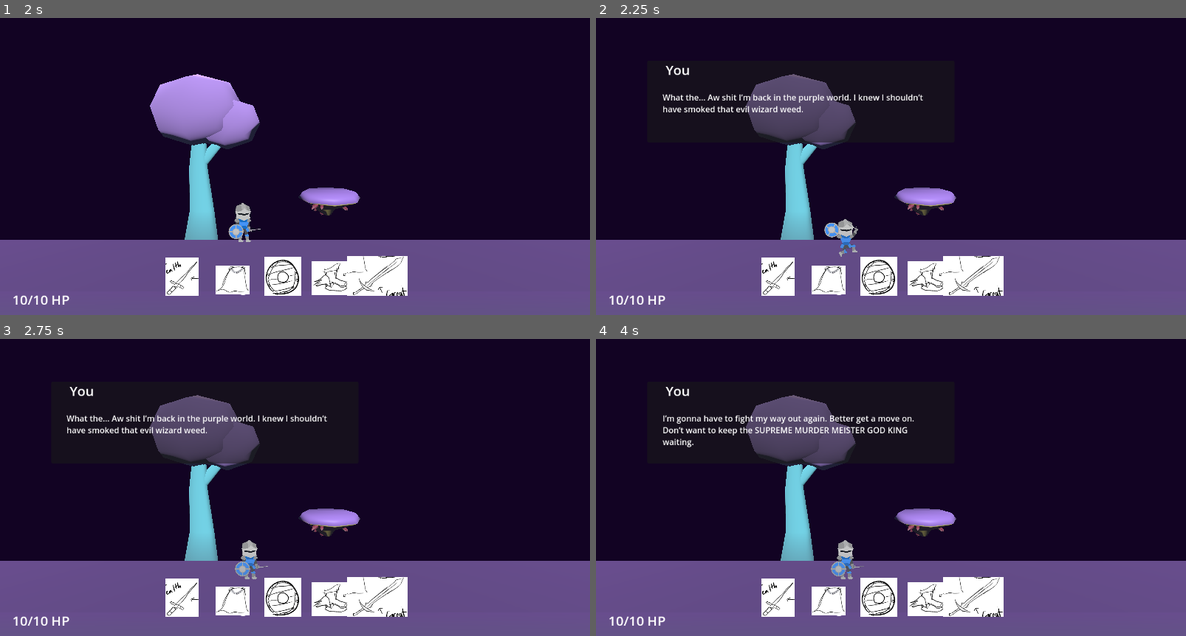
Above: before the commit, frames 1-4 (two rows, left to right).
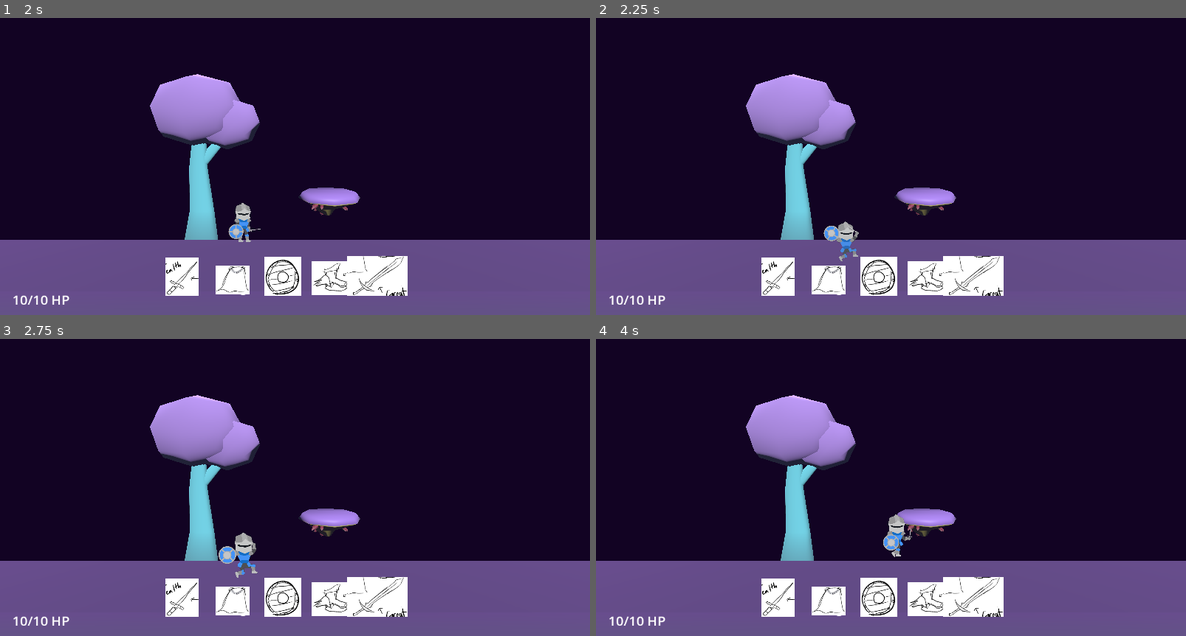
Above: after the commit, the same moments.

Repository: greatbrick0/SacrificeJam1
Game: Godot game, scene res://Scenes/main_menu.tscn
The game is run twice, just before and just after one commit, with the same random seed, the same clock (stepped at 60 frames per second) and the same inputs.
Inputs:
- Up to frame 1 (2 s): click "Start" at 0.5 s; tap Enter at 1.25 s; hold D (MoveRight) from 1.28 s (still down); hold E (Ability) from 1.28 s (still down); tap Space (Jump) at 1.52 s
- Up to frame 2 (2.25 s): release D (MoveRight) at 2.03 s; release E (Ability) at 2.03 s; hold S (MoveDown) from 2.03 s (still down); tap Q (Parry) at 2.1 s
- Up to frame 3 (2.75 s): keep holding S (MoveDown); tap Space (Jump) at 2.27 s
- Up to frame 4 (4 s): tap I at 2.75, 3.5 s; release S (MoveDown) at 2.78 s; hold D (MoveRight) 2.78-3.53 s; hold E (Ability) 2.78-3.53 s; hold W (MoveUp) from 3.53 s (still down); tap Q (Parry) at 3.6 s; tap Space (Jump) at 3.77 s

Frame 1 is identical in both runs. In frame 2, 4.1% of the frame differs, in the area x 11-56%, y 16-82%; in frame 3, 4.3%; in frame 4, 4.7%, in the area x 11-54%, y 16-81%.

Commit message:
Updated platform positions

Diff:
--- a/Scenes/Combat Sections/section_0_5.tscn
+++ b/Scenes/Combat Sections/section_0_5.tscn
@@ -34,7 +34,7 @@
 [node name="Platforms" type="Node3D" parent="."]
 
 [node name="Platform1" type="StaticBody3D" parent="Platforms"]
-transform = Transform3D(1, 0, 0, 0, 1, 0, 0, 0, 1, -7.42553, 2.52332, 0)
+transform = Transform3D(1, 0, 0, 0, 1, 0, 0, 0, 1, -7.42553, 2.28701, 0)
 collision_layer = 256
 collision_mask = 0
 
@@ -45,7 +45,7 @@
 transform = Transform3D(1.6, 0, 0, 0, 1.2, 0, 0, 0, 1.2, -4.23288, -3.15505, 0)
 
 [node name="Platform2" type="StaticBody3D" parent="Platforms"]
-transform = Transform3D(1, 0, 0, 0, 1, 0, 0, 0, 1, 2.99866, 2.47012, 0)
+transform = Transform3D(1, 0, 0, 0, 1, 0, 0, 0, 1, 2.99866, 2.19422, 0)
 collision_layer = 256
 collision_mask = 0
 
@@ -56,7 +56,7 @@
 transform = Transform3D(1.6, 0, 0, 0, 1.2, 0, 0, 0, 1.2, -4.23288, -3.15505, 0)
 
 [node name="Platform3" type="StaticBody3D" parent="Platforms"]
-transform = Transform3D(1, 0, 0, 0, 1, 0, 0, 0, 1, -2.28284, 2.56227, 0)
+transform = Transform3D(1, 0, 0, 0, 1, 0, 0, 0, 1, -2.28284, 2.28048, 0)
 collision_layer = 256
 collision_mask = 0
 
@@ -67,7 +67,7 @@
 transform = Transform3D(1.6, 0, 0, 0, 1.2, 0, 0, 0, 1.2, -4.23288, -3.15505, 0)
 
 [node name="Platform4" type="StaticBody3D" parent="Platforms"]
-transform = Transform3D(1, 0, 0, 0, 1, 0, 0, 0, 1, 7.91504, 2.50972, 0)
+transform = Transform3D(1, 0, 0, 0, 1, 0, 0, 0, 1, 7.91504, 2.25008, 0)
 collision_layer = 256
 collision_mask = 0
 
--- a/Scenes/Combat Sections/section_1_0.tscn
+++ b/Scenes/Combat Sections/section_1_0.tscn
@@ -34,7 +34,7 @@
 [node name="Platforms" type="Node3D" parent="."]
 
 [node name="Platform1" type="StaticBody3D" parent="Platforms"]
-transform = Transform3D(1, 0, 0, 0, 1, 0, 0, 0, 1, -0.579599, 5.61771, 0)
+transform = Transform3D(1, 0, 0, 0, 1, 0, 0, 0, 1, -0.579599, 4.3804, 0)
 collision_layer = 256
 collision_mask = 0
 
@@ -45,7 +45,7 @@
 transform = Transform3D(1.6, 0, 0, 0, 1.2, 0, 0, 0, 1.2, -4.23288, -3.15505, 0)
 
 [node name="Platform2" type="StaticBody3D" parent="Platforms"]
-transform = Transform3D(1, 0, 0, 0, 1, 0, 0, 0, 1, 11.4788, 5.61947, 0)
+transform = Transform3D(1, 0, 0, 0, 1, 0, 0, 0, 1, 11.4788, 4.64623, 0)
 collision_layer = 256
 collision_mask = 0
 
@@ -56,7 +56,7 @@
 transform = Transform3D(1.6, 0, 0, 0, 1.2, 0, 0, 0, 1.2, -4.23288, -3.15505, 0)
 
 [node name="Platform3" type="StaticBody3D" parent="Platforms"]
-transform = Transform3D(1, 0, 0, 0, 1, 0, 0, 0, 1, -7.33877, 2.70866, -0.000980377)
+transform = Transform3D(1, 0, 0, 0, 1, 0, 0, 0, 1, -7.33877, 2.11527, -0.000980377)
 collision_layer = 256
 collision_mask = 0
 
@@ -67,7 +67,7 @@
 transform = Transform3D(1.6, 0, 0, 0, 1.2, 0, 0, 0, 1.2, -4.23288, -3.15505, 0)
 
 [node name="Platform4" type="StaticBody3D" parent="Platforms"]
-transform = Transform3D(1, 0, 0, 0, 1, 0, 0, 0, 1, 11.6488, 10.4763, 0)
+transform = Transform3D(1, 0, 0, 0, 1, 0, 0, 0, 1, 14.65, 7.40918, 0)
 collision_layer = 256
 collision_mask = 0
 
@@ -78,7 +78,7 @@
 transform = Transform3D(1.6, 0, 0, 0, 1.2, 0, 0, 0, 1.2, -4.23288, -3.15505, 0)
 
 [node name="Platform5" type="StaticBody3D" parent="Platforms"]
-transform = Transform3D(1, 0, 0, 0, 1, 0, 0, 0, 1, -7.12536, 10.4773, 0)
+transform = Transform3D(1, 0, 0, 0, 1, 0, 0, 0, 1, -7.12536, 7.28403, 0)
 collision_layer = 256
 collision_mask = 0
 
@@ -97,17 +97,17 @@
 transform = Transform3D(1, 0, 0, 0, 1, 0, 0, 0, 1, 7.72002, 0.450977, 0)
 
 [node name="Coin3" parent="Coins" instance=ExtResource("1_aydw4")]
-transform = Transform3D(1, 0, 0, 0, 1, 0, 0, 0, 1, -0.602906, 7.37261, 0)
+transform = Transform3D(1, 0, 0, 0, 1, 0, 0, 0, 1, -0.602906, 6.43427, 0)
 
 [node name="Coin4" parent="Coins" instance=ExtResource("1_aydw4")]
-transform = Transform3D(1, 0, 0, 0, 1, 0, 0, 0, 1, -7.10261, 12.2835, 0)
+transform = Transform3D(1, 0, 0, 0, 1, 0, 0, 0, 1, -7.10261, 9.65065, 0)
 
 [node name="Enemies" type="Node3D" parent="."]
 
 [node name="Enemy2-1" parent="Enemies" instance=ExtResource("2_20t4q")]
-transform = Transform3D(1, 0, 0, 0, 1, 0, 0, 0, 1, 11.6421, 7.13779, 0)
+transform = Transform3D(1, 0, 0, 0, 1, 0, 0, 0, 1, 11.6421, 6.09705, 0)
 
 [node name="Enemy2-2" parent="Enemies" instance=ExtResource("2_20t4q")]
-transform = Transform3D(1, 0, 0, 0, 1, 0, 0, 0, 1, 11.5472, 11.9763, 0.0348854)
+transform = Transform3D(1, 0, 0, 0, 1, 0, 0, 0, 1, 14.8804, 8.82337, 0.0348854)
 
 [node name="Ladders" type="Node3D" parent="."]
--- a/Scenes/Combat Sections/section_1_1.tscn
+++ b/Scenes/Combat Sections/section_1_1.tscn
@@ -35,7 +35,7 @@
 [node name="Platforms" type="Node3D" parent="."]
 
 [node name="Platform1" type="StaticBody3D" parent="Platforms"]
-transform = Transform3D(1, 0, 0, 0, 1, 0, 0, 0, 1, 0.0494336, 2.83422, 0)
+transform = Transform3D(1, 0, 0, 0, 1, 0, 0, 0, 1, 0.0494336, 2.284, 0)
 collision_layer = 256
 collision_mask = 0
 
@@ -46,7 +46,7 @@
 transform = Transform3D(1.6, 0, 0, 0, 1.2, 0, 0, 0, 1.2, -4.23288, -3.15505, 0)
 
 [node name="Platform2" type="StaticBody3D" parent="Platforms"]
-transform = Transform3D(1, 0, 0, 0, 1, 0, 0, 0, 1, 8.61366, 2.90743, 0)
+transform = Transform3D(1, 0, 0, 0, 1, 0, 0, 0, 1, 8.61366, 2.284, 0)
 collision_layer = 256
 collision_mask = 0
 
@@ -57,7 +57,7 @@
 transform = Transform3D(1.6, 0, 0, 0, 1.2, 0, 0, 0, 1.2, -4.23288, -3.15505, 0)
 
 [node name="Platform3" type="StaticBody3D" parent="Platforms"]
-transform = Transform3D(1, 0, 0, 0, 1, 0, 0, 0, 1, -8.25363, 2.83522, -0.000980377)
+transform = Transform3D(1, 0, 0, 0, 1, 0, 0, 0, 1, -8.25363, 2.284, -0.000980377)
 collision_layer = 256
 collision_mask = 0
 
@@ -70,13 +70,13 @@
 [node name="Coins" type="Node3D" parent="."]
 
 [node name="Coin" parent="Coins" instance=ExtResource("1_1hlub")]
-transform = Transform3D(1, 0, 0, 0, 1, 0, 0, 0, 1, -8.27739, 4.5315, 0)
+transform = Transform3D(1, 0, 0, 0, 1, 0, 0, 0, 1, -8.27739, 4.0802, 0)
 
 [node name="Coin2" parent="Coins" instance=ExtResource("1_1hlub")]
-transform = Transform3D(1, 0, 0, 0, 1, 0, 0, 0, 1, -0.715422, 4.34608, 0)
+transform = Transform3D(1, 0, 0, 0, 1, 0, 0, 0, 1, -0.715422, 3.89478, 0)
 
 [node name="Coin3" parent="Coins" instance=ExtResource("1_1hlub")]
-transform = Transform3D(1, 0, 0, 0, 1, 0, 0, 0, 1, 7.72532, 4.41313, 0)
+transform = Transform3D(1, 0, 0, 0, 1, 0, 0, 0, 1, 7.72532, 3.96183, 0)
 
 [node name="Coin4" parent="Coins" instance=ExtResource("1_1hlub")]
 transform = Transform3D(1, 0, 0, 0, 1, 0, 0, 0, 1, 4.40141, -0.282929, 0)
@@ -84,10 +84,10 @@
 [node name="Enemies" type="Node3D" parent="."]
 
 [node name="Enemy2-1" parent="Enemies" instance=ExtResource("2_glaom")]
-transform = Transform3D(1, 0, 0, 0, 1, 0, 0, 0, 1, 0.873043, 4.4215, 0)
+transform = Transform3D(1, 0, 0, 0, 1, 0, 0, 0, 1, 0.873043, 4.00302, 0)
 
 [node name="Enemy2-2" parent="Enemies" instance=ExtResource("2_glaom")]
-transform = Transform3D(1, 0, 0, 0, 1, 0, 0, 0, 1, 9.41158, 4.40353, 0)
+transform = Transform3D(1, 0, 0, 0, 1, 0, 0, 0, 1, 9.41158, 3.98505, 0)
 
 [node name="Enemy1-1" parent="Enemies" instance=ExtResource("2_cbnb2")]
 transform = Transform3D(1, 0, 0, 0, 1, 0, 0, 0, 1, 6.0126, 0.0329604, -0.00692081)
--- a/Scenes/Combat Sections/section_1_2.tscn
+++ b/Scenes/Combat Sections/section_1_2.tscn
@@ -35,7 +35,7 @@
 [node name="Platforms" type="Node3D" parent="."]
 
 [node name="Platform1" type="StaticBody3D" parent="Platforms"]
-transform = Transform3D(1, 0, 0, 0, 1, 0, 0, 0, 1, -6.67321, 2.7131, 0)
+transform = Transform3D(1, 0, 0, 0, 1, 0, 0, 0, 1, -6.67321, 2.09591, 0)
 collision_layer = 256
 collision_mask = 0
 
@@ -46,7 +46,7 @@
 transform = Transform3D(1.6, 0, 0, 0, 1.2, 0, 0, 0, 1.2, -4.23288, -3.15505, 0)
 
 [node name="Platform2" type="StaticBody3D" parent="Platforms"]
-transform = Transform3D(1, 0, 0, 0, 1, 0, 0, 0, 1, 5.63258, 2.85016, 0)
+transform = Transform3D(1, 0, 0, 0, 1, 0, 0, 0, 1, 5.63258, 2.23297, 0)
 collision_layer = 256
 collision_mask = 0
 
@@ -57,7 +57,7 @@
 transform = Transform3D(1.6, 0, 0, 0, 1.2, 0, 0, 0, 1.2, -4.23288, -3.15505, 0)
 
 [node name="Platform3" type="StaticBody3D" parent="Platforms"]
-transform = Transform3D(1, 0, 0, 0, 1, 0, 0, 0, 1, -0.245792, 5.81638, 0)
+transform = Transform3D(1, 0, 0, 0, 1, 0, 0, 0, 1, -0.245792, 4.78343, 0)
 collision_layer = 256
 collision_mask = 0
 
@@ -70,10 +70,10 @@
 [node name="Coins" type="Node3D" parent="."]
 
 [node name="Coin" parent="Coins" instance=ExtResource("1_so8ht")]
-transform = Transform3D(1, 0, 0, 0, 1, 0, 0, 0, 1, -0.174958, 7.23987, 0)
+transform = Transform3D(1, 0, 0, 0, 1, 0, 0, 0, 1, -0.174958, 6.37932, 0)
 
 [node name="Coin2" parent="Coins" instance=ExtResource("1_so8ht")]
-transform = Transform3D(1, 0, 0, 0, 1, 0, 0, 0, 1, -6.54758, 4.21266, 0)
+transform = Transform3D(1, 0, 0, 0, 1, 0, 0, 0, 1, -6.54758, 3.6166, 0)
 
 [node name="Coin3" parent="Coins" instance=ExtResource("1_so8ht")]
 transform = Transform3D(1, 0, 0, 0, 1, 0, 0, 0, 1, -0.278074, -0.209031, 0)
@@ -84,7 +84,7 @@
 [node name="Enemies" type="Node3D" parent="."]
 
 [node name="Enemy2-1" parent="Enemies" instance=ExtResource("2_kcbmu")]
-transform = Transform3D(1, 0, 0, 0, 1, 0, 0, 0, 1, 5.64277, 4.33755, 0)
+transform = Transform3D(1, 0, 0, 0, 1, 0, 0, 0, 1, 5.64277, 3.74149, 0)
 
 [node name="Enemy1-1" parent="Enemies" instance=ExtResource("2_o2j1f")]
 transform = Transform3D(1, 0, 0, 0, 1, 0, 0, 0, 1, -2.23512, 0, -0.587289)
--- a/Scenes/Combat Sections/section_1_3.tscn
+++ b/Scenes/Combat Sections/section_1_3.tscn
@@ -34,7 +34,7 @@
 [node name="Platforms" type="Node3D" parent="."]
 
 [node name="Platform1" type="StaticBody3D" parent="Platforms"]
-transform = Transform3D(1, 0, 0, 0, 1, 0, 0, 0, 1, -5.87208, 2.73064, 0)
+transform = Transform3D(1, 0, 0, 0, 1, 0, 0, 0, 1, -5.87208, 2.16208, 0)
 collision_layer = 256
 collision_mask = 0
 
@@ -45,7 +45,7 @@
 transform = Transform3D(1.6, 0, 0, 0, 1.2, 0, 0, 0, 1.2, -4.23288, -3.15505, 0)
 
 [node name="Platform2" type="StaticBody3D" parent="Platforms"]
-transform = Transform3D(1, 0, 0, 0, 1, 0, 0, 0, 1, -5.79842, 9.67672, 0)
+transform = Transform3D(1, 0, 0, 0, 1, 0, 0, 0, 1, -5.20969, 7.56312, 0)
 collision_layer = 256
 collision_mask = 0
 
@@ -56,7 +56,7 @@
 transform = Transform3D(1.6, 0, 0, 0, 1.2, 0, 0, 0, 1.2, -4.23288, -3.15505, 0)
 
 [node name="Platform3" type="StaticBody3D" parent="Platforms"]
-transform = Transform3D(1, 0, 0, 0, 1, 0, 0, 0, 1, -11.0119, 5.9587, 0)
+transform = Transform3D(1, 0, 0, 0, 1, 0, 0, 0, 1, -11.2579, 4.59361, 0)
 collision_layer = 256
 collision_mask = 0
 
@@ -67,7 +67,7 @@
 transform = Transform3D(1.6, 0, 0, 0, 1.2, 0, 0, 0, 1.2, -4.23288, -3.15505, 0)
 
 [node name="Platform4" type="StaticBody3D" parent="Platforms"]
-transform = Transform3D(1, 0, 0, 0, 1, 0, 0, 0, 1, 9.85818, 6.07592, 0)
+transform = Transform3D(1, 0, 0, 0, 1, 0, 0, 0, 1, 8.9093, 4.61584, 0)
 collision_layer = 256
 collision_mask = 0
 
@@ -78,7 +78,7 @@
 transform = Transform3D(1.6, 0, 0, 0, 1.2, 0, 0, 0, 1.2, -4.23288, -3.15505, 0)
 
 [node name="Platform5" type="StaticBody3D" parent="Platforms"]
-transform = Transform3D(1, 0, 0, 0, 1, 0, 0, 0, 1, 1.40849, 10.6053, 0)
+transform = Transform3D(1, 0, 0, 0, 1, 0, 0, 0, 1, 1.40849, 8.63486, 0)
 collision_layer = 256
 collision_mask = 0
 
@@ -91,20 +91,20 @@
 [node name="Coins" type="Node3D" parent="."]
 
 [node name="Coin" parent="Coins" instance=ExtResource("1_ej8sl")]
-transform = Transform3D(1, 0, 0, 0, 1, 0, 0, 0, 1, -11.094, 7.44388, 0)
+transform = Transform3D(1, 0, 0, 0, 1, 0, 0, 0, 1, -11.094, 6.62628, 0)
 
 [node name="Coin2" parent="Coins" instance=ExtResource("1_ej8sl")]
-transform = Transform3D(1, 0, 0, 0, 1, 0, 0, 0, 1, 8.97832, 7.26667, 0)
+transform = Transform3D(1, 0, 0, 0, 1, 0, 0, 0, 1, 8.36222, 6.21499, 0)
 
 [node name="Coin3" parent="Coins" instance=ExtResource("1_ej8sl")]
-transform = Transform3D(1, 0, 0, 0, 1, 0, 0, 0, 1, -5.8311, 11.0059, 0)
+transform = Transform3D(1, 0, 0, 0, 1, 0, 0, 0, 1, -5.08008, 9.1266, 0)
 
 [node name="Coin4" parent="Coins" instance=ExtResource("1_ej8sl")]
-transform = Transform3D(1, 0, 0, 0, 1, 0, 0, 0, 1, 1.36692, 11.952, 0)
+transform = Transform3D(1, 0, 0, 0, 1, 0, 0, 0, 1, 1.36692, 10.1761, 0)
 
 [node name="Enemies" type="Node3D" parent="."]
 
 [node name="Enemy2-1" parent="Enemies" instance=ExtResource("2_75oa0")]
-transform = Transform3D(1, 0, 0, 0, 1, 0, 0, 0, 1, 10.4867, 7.61089, 0)
+transform = Transform3D(1, 0, 0, 0, 1, 0, 0, 0, 1, 10.0175, 6.11208, 0)
 
 [node name="Ladders" type="Node3D" parent="."]
--- a/Scenes/Rest Sections/rest_area_1.tscn
+++ b/Scenes/Rest Sections/rest_area_1.tscn
@@ -1,6 +1,5 @@
-[gd_scene load_steps=9 format=3 uid="uid://dei8s2ib5kt7m"]
+[gd_scene load_steps=7 format=3 uid="uid://dei8s2ib5kt7m"]
 
-[ext_resource type="Script" path="res://Scripts/rest_area.gd" id="1_1se37"]
 [ext_resource type="PackedScene" uid="uid://eep5xdbde5p4" path="res://Art/Models/Tree.glb" id="1_5w3g0"]
 [ext_resource type="Material" uid="uid://idfondkli3u7" path="res://Art/Purple.tres" id="1_b3n7s"]
 [ext_resource type="PackedScene" uid="uid://cn5qqi6pw675g" path="res://Art/Models/PlatformA.glb" id="1_xvgpj"]
@@ -13,14 +12,7 @@
 [sub_resource type="BoxShape3D" id="BoxShape3D_mki6f"]
 size = Vector3(3, 1, 2)
 
-[sub_resource type="BoxShape3D" id="BoxShape3D_1h6gl"]
-size = Vector3(0.2, 30, 4)
-
 [node name="RestArea1" type="Node3D"]
-script = ExtResource("1_1se37")
-anims = Array[String](["", ""])
-dialogue = Array[String](["What the… Aw shit I’m back in the purple world. I knew I shouldn’t have smoked that evil wizard weed.", "I’m gonna have to fight my way out again. Better get a move on. Don’t want to keep the SUPREME MURDER MEISTER GOD KING waiting."])
-speaking = Array[String](["P", "P"])
 
 [node name="Path" type="Node3D" parent="."]
 
@@ -52,100 +44,3 @@
 
 [node name="Tree" parent="." instance=ExtResource("1_5w3g0")]
 transform = Transform3D(1.29557, -0.0265001, -0.0484784, 0.0287127, 1.59591, 0.0407783, 0.103305, -0.111227, 0.596646, -6.66692, -1.85343, -6.552)
-
-[node name="DialoguePoint" type="Area3D" parent="."]
-transform = Transform3D(1, 0, 0, 0, 1, 0, 0, 0, 1, -2, 10, 0)
-collision_layer = 0
-collision_mask = 2
-
-[node name="CollisionShape3D" type="CollisionShape3D" parent="DialoguePoint"]
-shape = SubResource("BoxShape3D_1h6gl")
-
-[node name="Timer" type="Timer" parent="."]
-one_shot = true
-
-[node name="Dialogue" type="Control" parent="."]
-layout_mode = 3
-anchors_preset = 15
-anchor_right = 1.0
-anchor_bottom = 1.0
-grow_horizontal = 2
-grow_vertical = 2
-
-[node name="YouPanel" type="Panel" parent="Dialogue"]
-unique_name_in_owner = true
-layout_mode = 1
-anchors_preset = 4
-anchor_top = 0.5
-anchor_bottom = 0.5
-offset_left = 100.0
-offset_top = -174.0
-offset_right = 700.0
-offset_bottom = -14.0
-grow_vertical = 2
-
-[node name="Label" type="Label" parent="Dialogue/YouPanel"]
-layout_mode = 0
-offset_right = 120.0
-offset_bottom = 39.0
-theme_override_font_sizes/font_size = 26
-text = "You"
-horizontal_alignment = 1
-
-[node name="Label2" type="RichTextLabel" parent="Dialogue/YouPanel"]
-layout_mode = 1
-anchors_preset = 12
-anchor_top = 1.0
-anchor_right = 1.0
-anchor_bottom = 1.0
-offset_left = 30.0
-offset_top = -100.0
-offset_right = -30.0
-offset_bottom = -20.0
-grow_horizontal = 2
-grow_vertical = 0
-text = "Hi"
-
-[node name="StrangerPanel" type="Panel" parent="Dialogue"]
-unique_name_in_owner = true
-layout_mode = 1
-anchors_preset = 4
-anchor_top = 0.5
-anchor_bottom = 0.5
-offset_left = 452.0
-offset_top = -139.0
-offset_right = 1052.0
-offset_bottom = 21.0
-grow_vertical = 2
-
-[node name="Label" type="Label" parent="Dialogue/StrangerPanel"]
-layout_mode = 1
-anchors_preset = 1
-anchor_left = 1.0
-anchor_right = 1.0
-offset_left = -120.0
-offset_bottom = 39.0
-grow_horizontal = 0
-theme_override_font_sizes/font_size = 26
-text = "Stranger"
-horizontal_alignment = 1
-
-[node name="Label2" type="RichTextLabel" parent="Dialogue/StrangerPanel"]
-layout_mode = 1
-anchors_preset = 12
-anchor_top = 1.0
-anchor_right = 1.0
-anchor_bottom = 1.0
-offset_left = 30.0
-offset_top = -100.0
-offset_right = -30.0
-offset_bottom = -20.0
-grow_horizontal = 2
-grow_vertical = 0
-bbcode_enabled = true
-text = "Hi"
-
-[node name="AnimationPlayer" type="AnimationPlayer" parent="."]
-
-[connection signal="area_entered" from="DialoguePoint" to="." method="_on_dialogue_point_area_entered"]
-[connection signal="timeout" from="Timer" to="." method="_on_timer_timeout"]
--- a/Scenes/main_level.tscn
+++ b/Scenes/main_level.tscn
@@ -37,6 +37,7 @@
 [node name="Camera" type="Camera3D" parent="."]
 unique_name_in_owner = true
 transform = Transform3D(1, 0, 0, 0, 1, 0, 0, 0, 1, 0, 5, 9)
+current = true
 fov = 90.0
 script = ExtResource("2_v6fr6")
 
